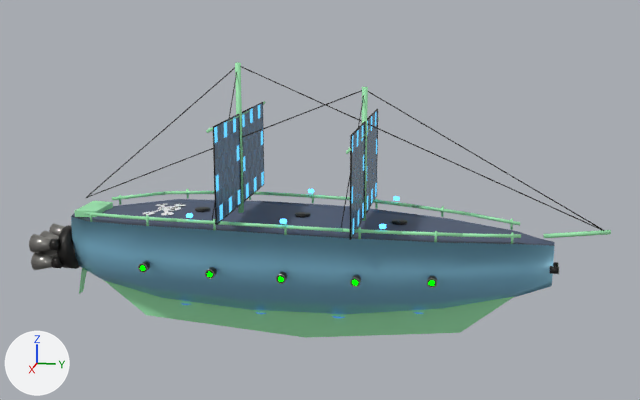
The glTF model ThoriumGap_JS/models/Ship_Pirate_6.glb, before and after one commit.
Camera for both pictures: a camera (50 mm lens) standing at (10.84, 2.4, 3.55) and looking at (-0.05, 0.22, 0.82). Lighting does not change. The marker at lower left points along +X, +Y and +Z. The picture after the commit comes second. Where no turn or scale is listed for an object, it has been applied to the vertices.
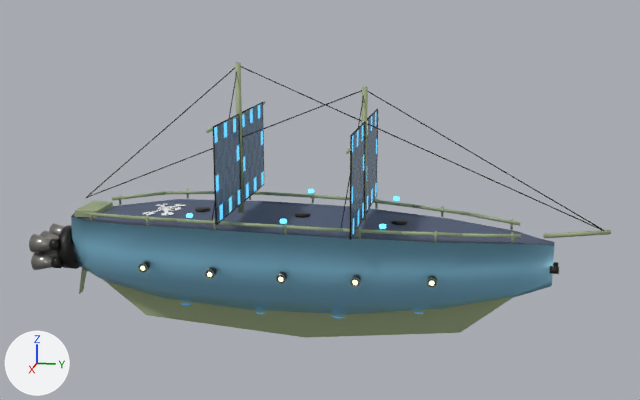
Boxes (x1, y1, x2, y2) around the edits, measured in the pictures (640 x 400 px):
'Hull_MetalSailingShipBody', recoloured
    both: (72, 199, 548, 314)
'Keel_DeepSpaceSailingKeel', recoloured (green to greyish green)
    both: (104, 280, 515, 338)
'Mast_Main_DarkMetalHeritageSpar', recoloured (green to greyish green)
    both: (235, 62, 244, 213)
'SternTransom_LowReinforcedAftDeckCap', recoloured (green to greyish green)
    both: (74, 201, 113, 217)
'Mast_Fore_DarkMetalHeritageSpar', recoloured (green to greyish green)
    both: (361, 87, 368, 221)
'Bowsprit_ForwardShortDarkHeritageSpar', recoloured (green to greyish green)
    both: (543, 230, 611, 238)
'GunwaleRail_Starboard_05_DarkMetalSegment', recoloured (green to greyish green)
    both: (285, 225, 343, 232)
'GunwaleRail_Starboard_07_DarkMetalSegment', recoloured (green to greyish green)
    both: (402, 231, 462, 237)
'GunwaleRail_Starboard_08_DarkMetalSegment', recoloured (green to greyish green)
    both: (462, 233, 521, 238)
'GunwaleRail_Starboard_04_DarkMetalSegment', recoloured (green to greyish green)
    both: (229, 222, 285, 229)
'GunwaleRail_Starboard_06_DarkMetalSegment', recoloured (green to greyish green)
    both: (343, 228, 402, 235)
'GunwaleRail_Port_08_DarkMetalSegment', recoloured (green to greyish green)
    both: (465, 212, 520, 226)
'GunwaleRail_Port_07_DarkMetalSegment', recoloured
    both: (412, 204, 465, 215)
'GunwaleRail_Starboard_03_DarkMetalSegment', recoloured (green to greyish green)
    both: (176, 219, 229, 225)
'GunwaleRail_Starboard_02_DarkMetalSegment', recoloured (green to greyish green)
    both: (126, 215, 177, 222)
'GunwaleRail_Port_01_DarkMetalSegment', recoloured
    both: (112, 191, 166, 200)
'GunwaleRail_Port_04_DarkMetalSegment', recoloured (green to greyish green)
    both: (264, 192, 312, 198)
'GunwaleRail_Port_02_DarkMetalSegment', recoloured
    both: (166, 191, 214, 194)
'GunwaleRail_Starboard_01_DarkMetalSegment', recoloured
    both: (84, 212, 127, 219)
'GunwaleRail_Port_06_DarkMetalSegment', recoloured
    both: (373, 199, 413, 208)
'GunwaleRail_Port_05_DarkMetalSegment', recoloured
    both: (312, 195, 350, 200)
'Rudder_SternSpaceRudder', recoloured
    both: (79, 268, 87, 294)
'WeaponEmitter', recoloured
    both: (140, 266, 435, 286)
'Yard_Main_01_SolarPanelCrossSpar', recoloured
    both: (206, 101, 266, 133)
'Yard_Fore_01_SolarPanelCrossSpar', recoloured
    both: (346, 128, 371, 154)
'GunwaleRail_Port_03_DarkMetalSegment', recoloured
    both: (253, 192, 264, 195)
'GunwalePost_Starboard_02_VerticalStanchion', recoloured
    both: (146, 215, 149, 226)
'GunwalePost_Starboard_06_VerticalStanchion', recoloured
    both: (434, 231, 437, 242)
'GunwalePost_Starboard_04_VerticalStanchion', recoloured
    both: (284, 223, 287, 235)
'GunwalePost_Starboard_05_VerticalStanchion', recoloured
    both: (358, 227, 361, 239)
'GunwalePost_Starboard_03_VerticalStanchion', recoloured
    both: (213, 219, 216, 230)
'GunwalePost_Starboard_07_VerticalStanchion', recoloured
    both: (511, 232, 514, 244)
'GunwalePost_Port_07_VerticalStanchion', recoloured
    both: (510, 219, 513, 230)
'GunwalePost_Port_05_VerticalStanchion', recoloured
    both: (375, 198, 378, 209)
'GunwalePost_Starboard_01_VerticalStanchion', recoloured
    both: (89, 211, 92, 222)
'GunwalePost_Port_06_VerticalStanchion', recoloured
    both: (441, 206, 444, 217)
'GunwalePost_Port_02_VerticalStanchion', recoloured
    both: (186, 189, 189, 199)
'GunwalePost_Port_01_VerticalStanchion', recoloured
    both: (119, 195, 121, 205)
'GunwalePost_Port_04_VerticalStanchion', recoloured
    both: (312, 193, 314, 203)

What the commit changed:
Material 'Enemy_GhostPirateFamily_BlackGalleon_LightBlueAndLighGreenSymmetry_None_JollyRoger_Seed261507_Trim_LightBlueAndLighGreenSymmetry' (mat_enemy_ghostpiratefamily_blackgalleon_lightblueandlighgreensymmetry_none_jollyroger_seed261507_trim_lightblueandlighgreensymmetry) changes colour from green #a2efb5 to greyish green #9baa81; in linear values from (0.36, 0.86, 0.46) to (0.33, 0.4, 0.22).
In material 'WeaponGlow' (mat_weaponglow), emission_color goes from (0.0, 1.0, 0.0) (green #00ff00) to (0.33, 0.4, 0.22) (greyish green #9baa81).
